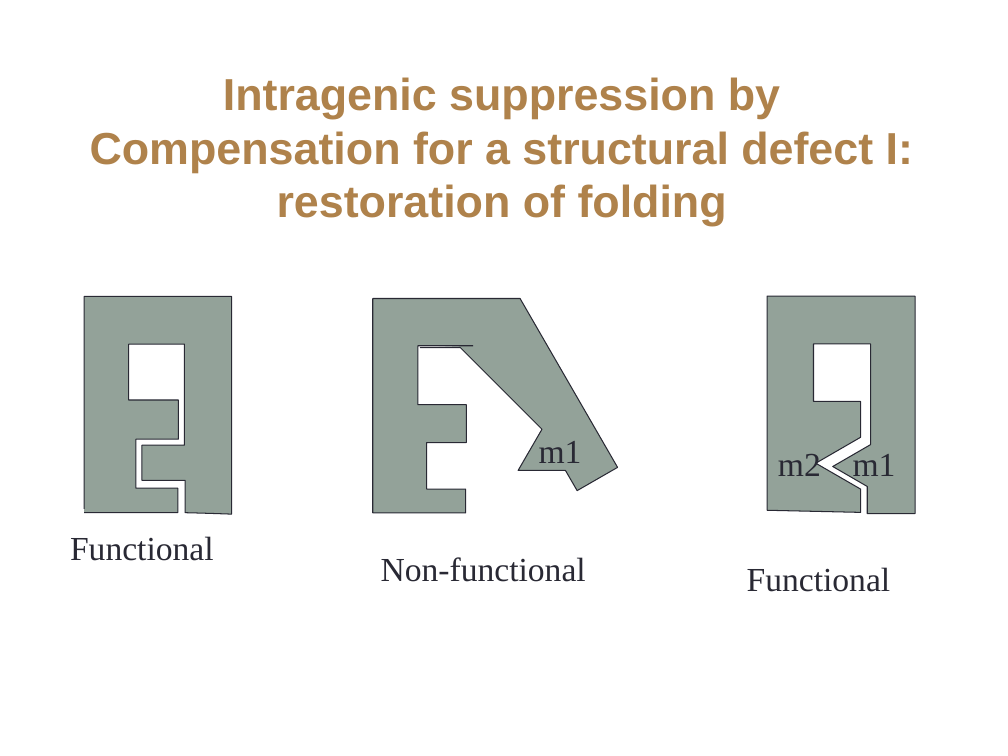
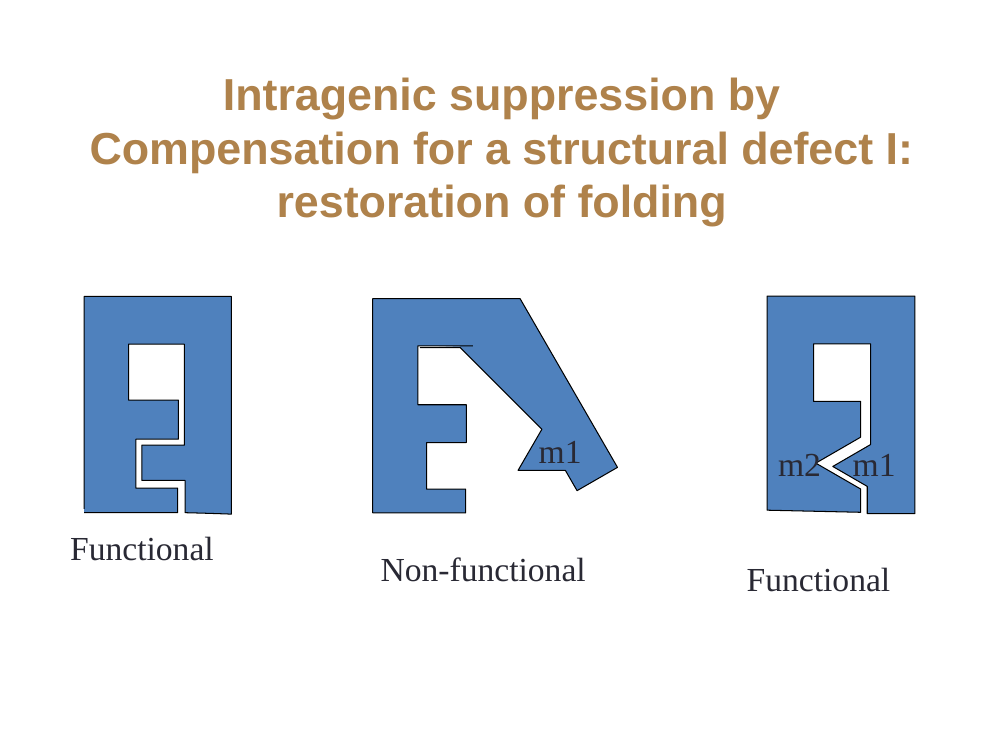
Before and after one commit to JustinRRigby/graduateschoolclasses, a slide deck: slide 4 of Fall_2017/GAMO/lectures/Dougs_Lectures/GAMO2017-Lecture #6.pptx (slide 3 before the commit). Drawn at 1008x756 pixels with LibreOffice and Linux fonts; fonts in the diff are those of the drawing. Boxes give left, top, right and bottom in pixels: in the first picture for what was removed or moved away, otherwise in the second. Text is boxed around its words. In the diff, an @@ line names an element or a change of style, - is before the commit and + after.

```diff
--- a/Fall_2017/GAMO/lectures/Dougs_Lectures/GAMO2017-Lecture #6.pptx
+++ b/Fall_2017/GAMO/lectures/Dougs_Lectures/GAMO2017-Lecture #6.pptx
@@ freeform shape at (x1=85, y1=296, x2=232, y2=514): fill #93A299 to #4F81BD; outline #292934 0.75 pt to #000000 0.74 pt @@
@@ freeform shape at (x1=373, y1=298, x2=618, y2=513): fill #93A299 to #4F81BD; outline #292934 0.75 pt to #000000 0.74 pt @@
@@ freeform shape at (x1=767, y1=296, x2=915, y2=514): fill #93A299 to #4F81BD; outline #292934 0.75 pt to #000000 0.74 pt; outline redrawn @@
```
Also in this commit, not shown: 33 other slides changed, 1 slide added, 7 other files.
